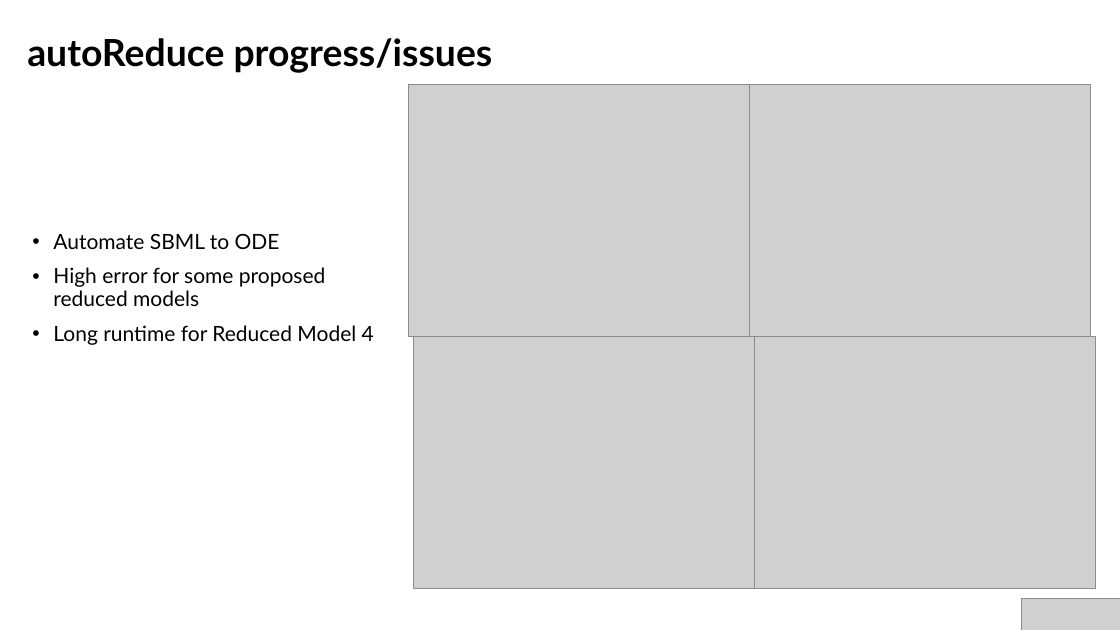
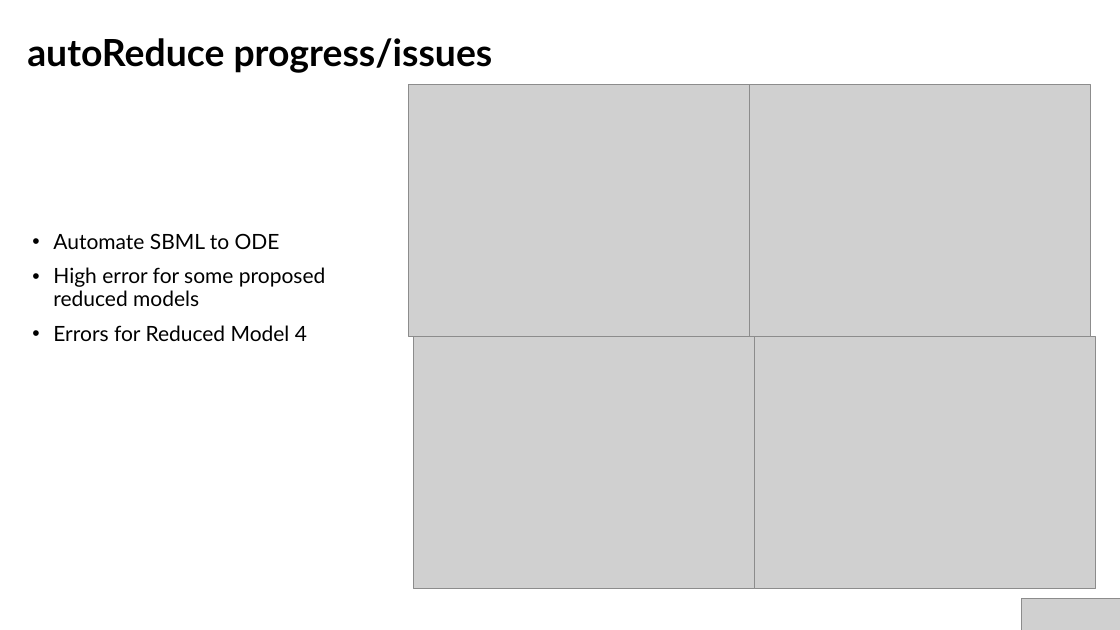
Before and after one commit to AnkitaRoychoudhury/ug_murray, a slide deck: slide 7 of miscellaneous/presentations/20200715_syncell_mtg.pptx (slide 8 before the commit). Drawn at 1120x630 pixels with LibreOffice and Linux fonts; fonts in the diff are those of the drawing; grey boxes stand for pictures. Boxes give left, top, right and bottom in pixels: in the first picture for what was removed or moved away, otherwise in the second. Text is boxed around its words. In the diff, an @@ line names an element or a change of style, - is before the commit and + after.

```diff
--- a/miscellaneous/presentations/20200715_syncell_mtg.pptx
+++ b/miscellaneous/presentations/20200715_syncell_mtg.pptx
@@ text at (53,325,307,341): text changed @@
-• Long runtime for Reduced Model 4
+• Errors for Reduced Model 4
```
Also in this commit, not shown: 7 other slides changed, 1 slide removed, 6 other files.
